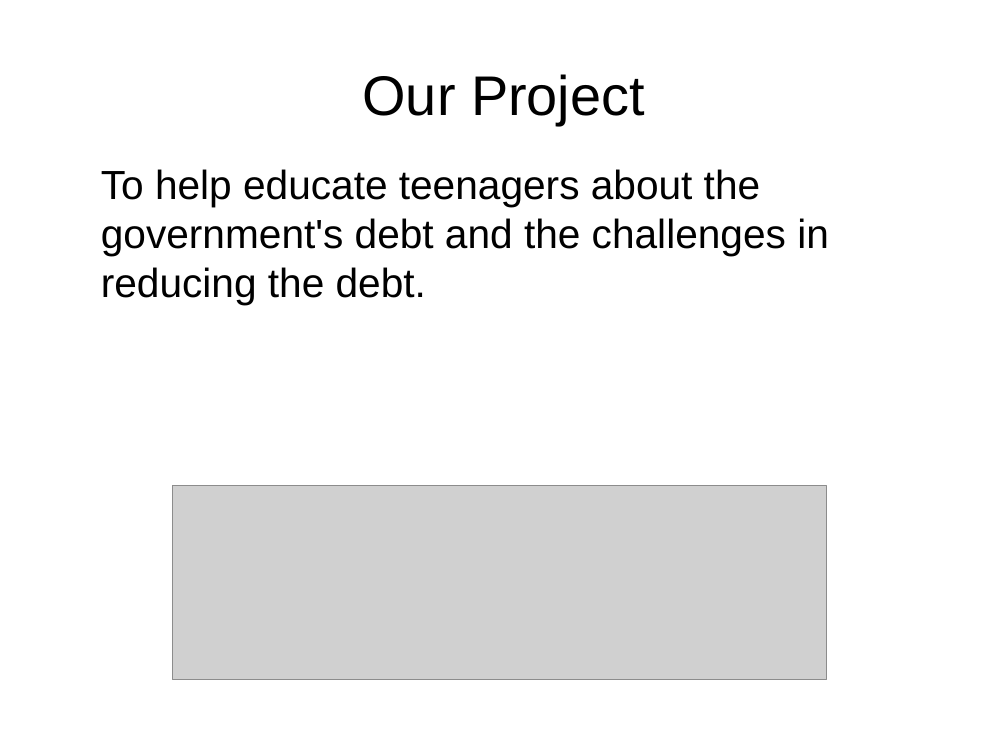
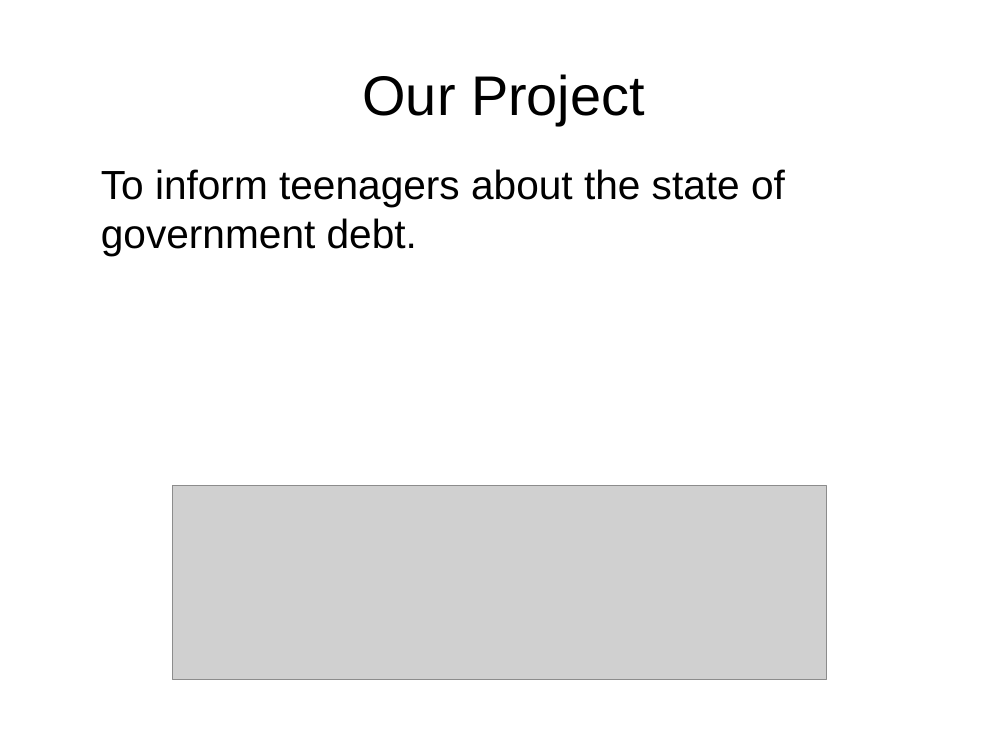
Before and after one commit to Gallefray/YRS-FOC-2014, a slide deck: slide 2 of Presentation.odp. Drawn at 1008x756 pixels with LibreOffice and Linux fonts; fonts in the diff are those of the drawing; grey boxes stand for pictures. Boxes give left, top, right and bottom in pixels: in the first picture for what was removed or moved away, otherwise in the second. Text is boxed around its words. In the diff, an @@ line names an element or a change of style, - is before the commit and + after.

Commit message:
presentation FINISHED I think

```diff
--- a/Presentation.odp
+++ b/Presentation.odp
@@ text at [101, 169, 785, 256]: text changed @@
-To help educate teenagers about the government's debt and the challenges in reducing the debt.
+To inform teenagers about the state of government debt.
```
Also in this commit, not shown: 1 other file.
